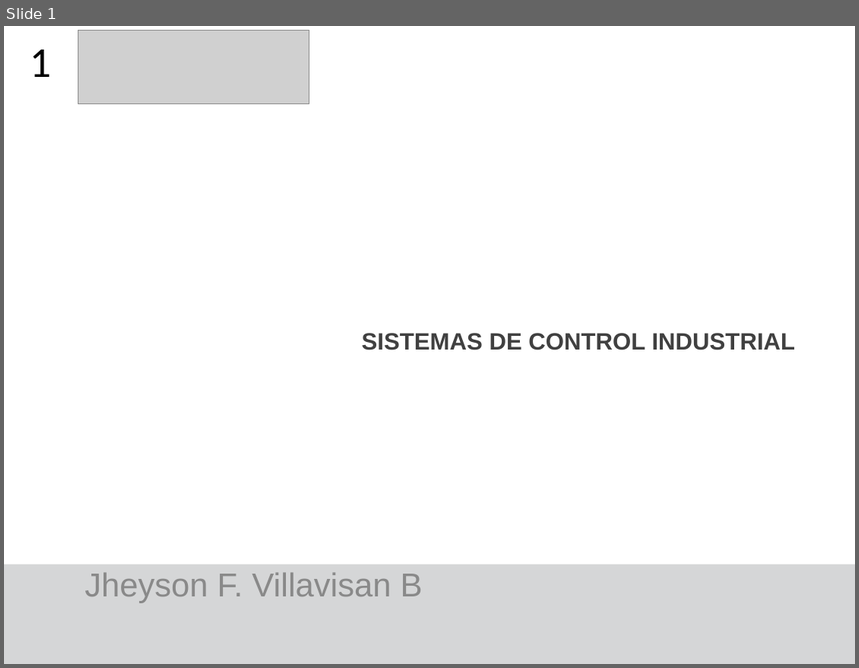
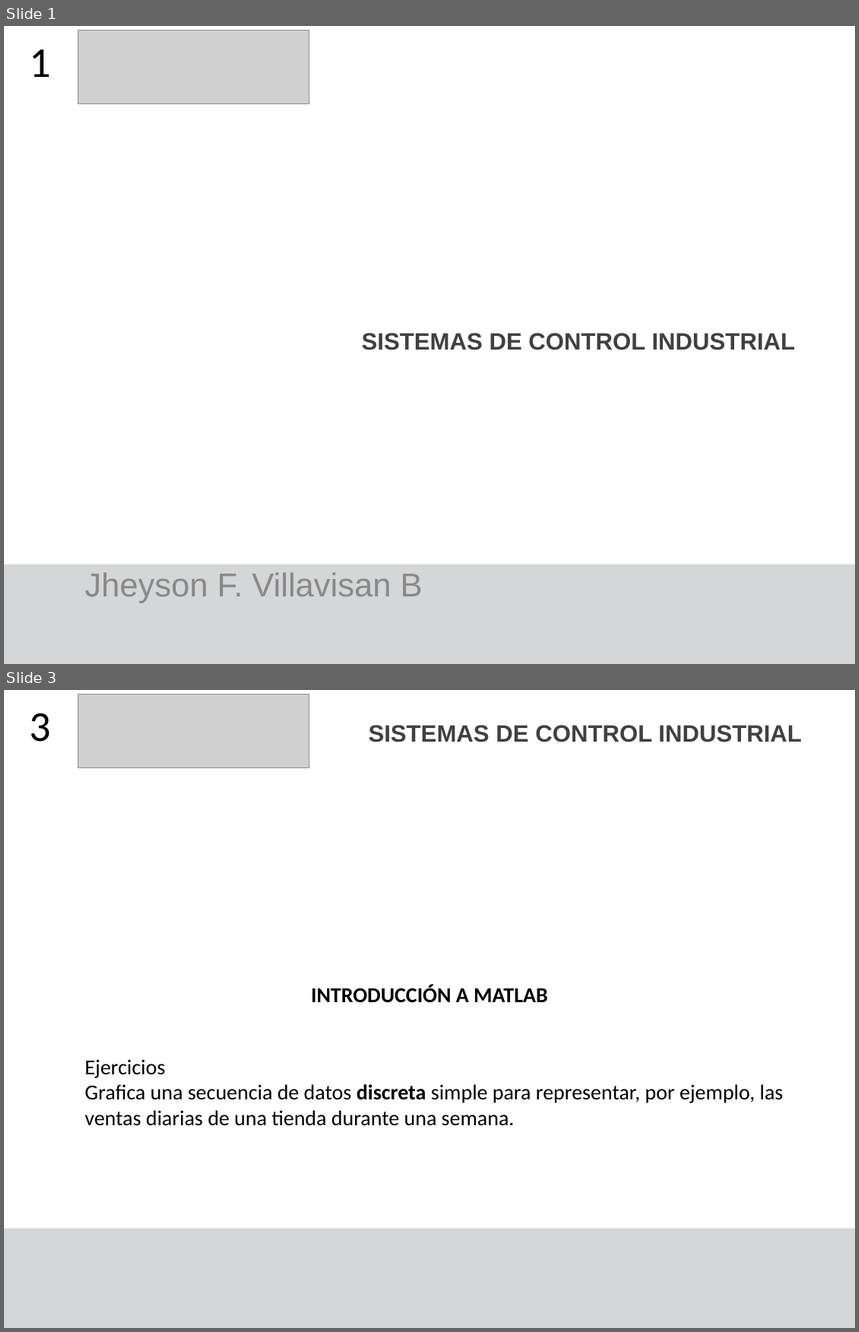
Before and after one commit to F4bian1012/Sistemas_De_Contro_Industrial, a slide deck: Lesson_2/Semana 0.pptx. Shown one above the other, each under a label of ours: slide 1 before the commit, slides 1 and 3 after it; the slides between them are not shown. The pictures are 859x668 and 859x1332 pixels, drawn with LibreOffice and Linux fonts; fonts in the diff are those of the drawing; grey boxes stand for pictures. Boxes give left, top, right and bottom in pixels: in the first picture for what was removed or moved away, otherwise in the second. Text is boxed around its words. In the diff, an @@ line names an element or a change of style, - is before the commit and + after.

Commit message:
actualización matlab

```diff
--- a/Lesson_2/Semana 0.pptx
+++ b/Lesson_2/Semana 0.pptx
@@ slide 3 added at (x1=4, y1=690, x2=855, y2=1328), background #FFFFFF; not listed: 1 template element that a slide beside it also shows @@
@@ picture added at (x1=78, y1=695, x2=310, y2=768) @@
@@ title added at (x1=30, y1=713, x2=51, y2=742), 36 pt, text #000000 @@
+3
@@ text added at (x1=369, y1=725, x2=802, y2=742), 20 pt, text #404040, bold @@
+SISTEMAS DE CONTROL INDUSTRIAL
@@ text added at (x1=311, y1=984, x2=548, y2=1003), 18 pt, text #000000, bold @@
+INTRODUCCIÓN A MATLAB
@@ text added at (x1=85, y1=1059, x2=784, y2=1126), 18 pt, text #000000 @@
+Ejercicios
+Grafica una secuencia de datos discreta simple para representar, por ejemplo, las ventas diarias de una tienda durante una semana.
```
Also in this commit, not shown: 1 slide changed, 5 other slides added, 1 slide removed, 3 other files.
